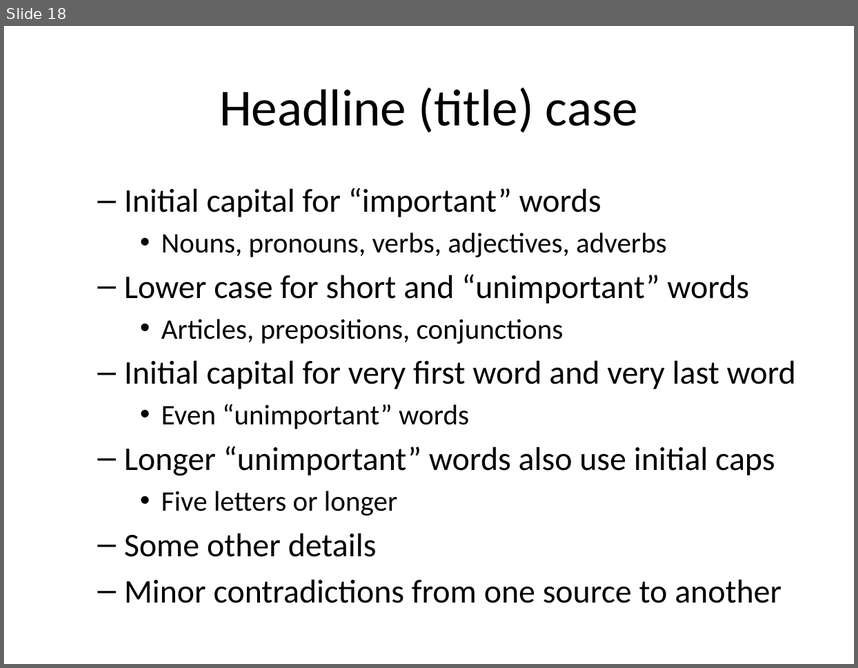
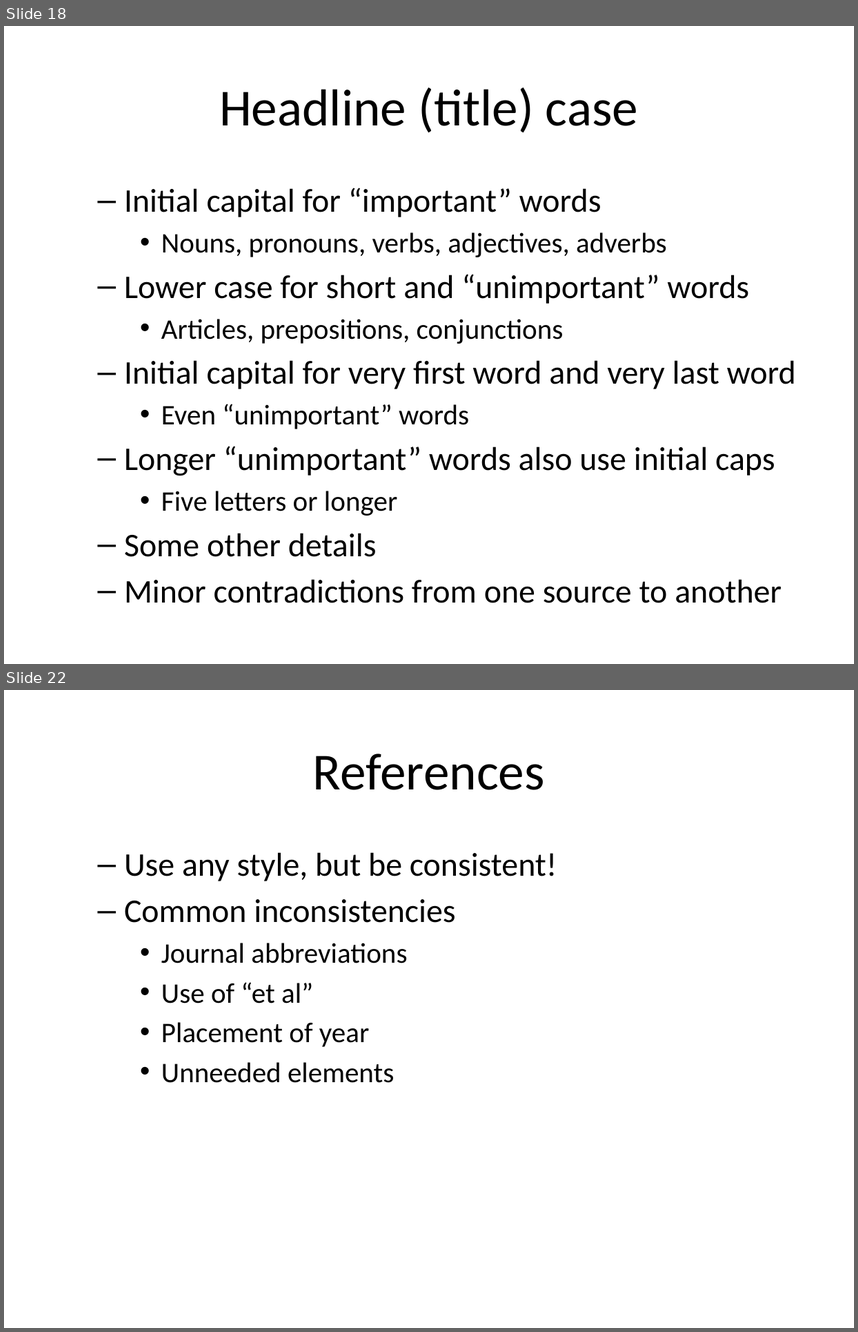
Before and after one commit to classes-medb/5510, a slide deck: src/video07-formatting-your-literature-review.pptx. Shown one above the other, each under a label of ours: slide 18 before the commit, slides 18 and 22 after it; the slides between them are not shown. The pictures are 858x668 and 858x1332 pixels, drawn with LibreOffice and Linux fonts; fonts in the diff are those of the drawing. Boxes give left, top, right and bottom in pixels: in the first picture for what was removed or moved away, otherwise in the second. Text is boxed around its words. In the diff, an @@ line names an element or a change of style, - is before the commit and + after.

```diff
--- a/src/video07-formatting-your-literature-review.pptx
+++ b/src/video07-formatting-your-literature-review.pptx
@@ slide 22 added at box(4, 690, 854, 1328), background #FFFFFF @@
@@ title added at box(313, 753, 545, 790), 44 pt, text #000000 @@
+References
@@ text added at box(124, 852, 557, 1083), 24 pt, text #000000 @@
+  – Use any style, but be consistent!
+  – Common inconsistencies
+    • Journal abbreviations
+    • Use of “et al”
+    • Placement of year
+    • Unneeded elements
```
Also in this commit, not shown: 12 other slides added, 12 other files.
